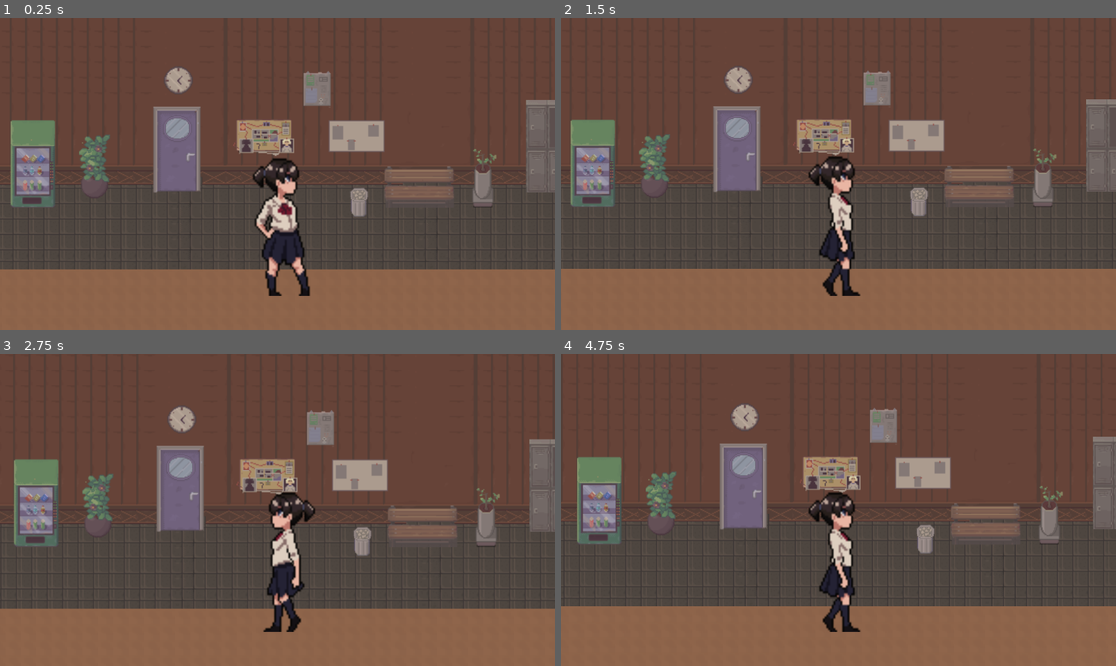
Above: before the commit, frames 1-4 (two rows, left to right).
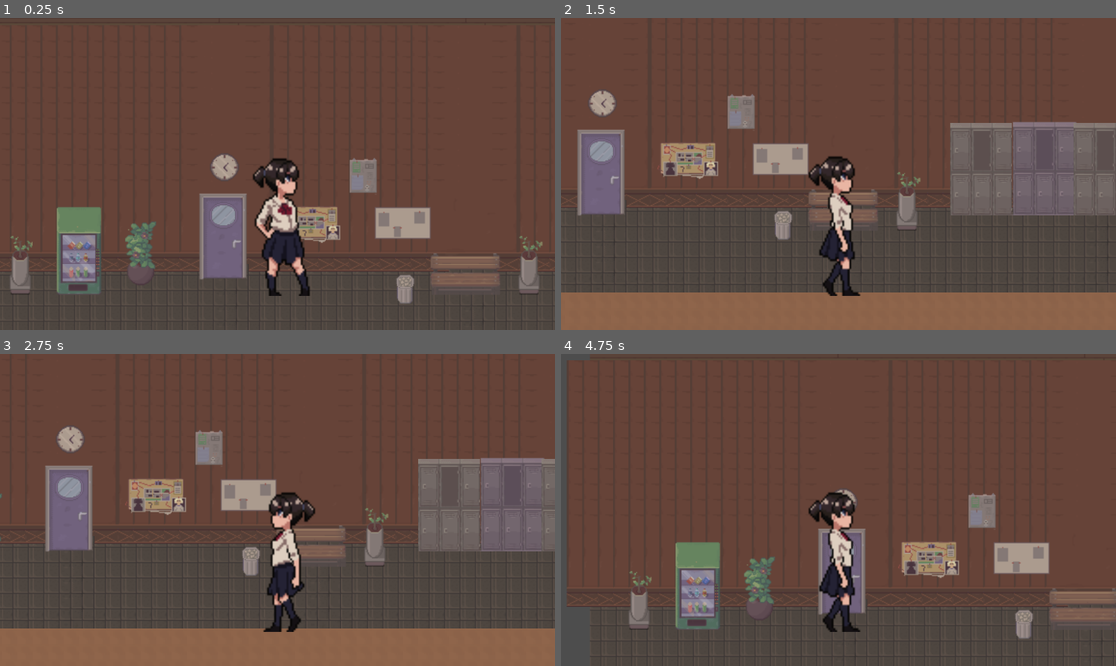
Above: after the commit, the same moments.

Repository: kushchachka/galician-corridor
Game: Godot game, scene res://scenes/main.tscn
Same seed, same stepped clock (60 frames per second), same inputs: the game is played once before the commit and once after it. The project has no main scene, so this scene is started directly.
Inputs:
- Up to frame 1 (0.25 s): no input
- Up to frame 2 (1.5 s): tap Enter (ui_accept) at 0.5, 0.77 s; hold Right (ui_right) from 0.53 s (still down)
- Up to frame 3 (2.75 s): tap Enter (ui_accept) at 1.52 s; release Right (ui_right) at 2.03 s; hold Left (ui_left) from 2.03 s (still down)
- Up to frame 4 (4.75 s): tap Enter (ui_accept) at 3.02, 3.77, 4.52 s; release Left (ui_left) at 4.28 s; hold Right (ui_right) from 4.28 s (still down)

The runs differ from the first frame. In frame 1, 41% of the frame differs, in the area x 0-100%, y 0-100%; in frame 2, 26%; in frame 3, 25%; in frame 4, 40%.

Commit message:
Fix tilemap collisions

Diff:
--- a/assets/new_tile_set.tres
+++ b/assets/new_tile_set.tres
@@ -11,37 +11,26 @@
 texture = ExtResource("1_lr7nw")
 0:15/size_in_atlas = Vector2i(13, 6)
 0:15/0 = 0
-0:15/0/physics_layer_0/polygon_0/points = PackedVector2Array(-105, -48, 27.09475, -47.415806, 96, -48, 100, 36, 95, 46, -104, 50)
 18:19/size_in_atlas = Vector2i(5, 4)
 18:19/0 = 0
-18:19/0/physics_layer_0/polygon_0/points = PackedVector2Array(-105, -48, 27.09475, -47.415806, 96, -48, 100, 36, 95, 46, -104, 50)
 0:24/size_in_atlas = Vector2i(6, 6)
 0:24/0 = 0
-0:24/0/physics_layer_0/polygon_0/points = PackedVector2Array(-49.109222, -48.544754, 27.09475, -47.415806, 47.415802, -47.415806, 47.415802, 49.6737, -47.980274, 49.6737)
 6:24/size_in_atlas = Vector2i(6, 6)
 6:24/0 = 0
-6:24/0/physics_layer_0/polygon_0/points = PackedVector2Array(-49.109222, -48.544754, 27.09475, -47.415806, 47.415802, -47.415806, 47.415802, 49.6737, -47.980274, 49.6737)
 12:24/size_in_atlas = Vector2i(6, 6)
 12:24/0 = 0
-12:24/0/physics_layer_0/polygon_0/points = PackedVector2Array(-49.109222, -48.544754, 27.09475, -47.415806, 47.415802, -47.415806, 47.415802, 49.6737, -47.980274, 49.6737)
 18:24/size_in_atlas = Vector2i(6, 6)
 18:24/0 = 0
-18:24/0/physics_layer_0/polygon_0/points = PackedVector2Array(-49.109222, -48.544754, 27.09475, -47.415806, 47.415802, -47.415806, 47.415802, 49.6737, -47.980274, 49.6737)
 24:24/size_in_atlas = Vector2i(6, 6)
 24:24/0 = 0
-24:24/0/physics_layer_0/polygon_0/points = PackedVector2Array(-49.109222, -48.544754, 27.09475, -47.415806, 47.415802, -47.415806, 47.415802, 49.6737, -47.980274, 49.6737)
 30:24/size_in_atlas = Vector2i(6, 6)
 30:24/0 = 0
-30:24/0/physics_layer_0/polygon_0/points = PackedVector2Array(-49.109222, -48.544754, 27.09475, -47.415806, 47.415802, -47.415806, 47.415802, 49.6737, -47.980274, 49.6737)
 0:30/size_in_atlas = Vector2i(6, 6)
 0:30/0 = 0
-0:30/0/physics_layer_0/polygon_0/points = PackedVector2Array(-49.109222, -48.544754, 27.09475, -47.415806, 47.415802, -47.415806, 47.415802, 49.6737, -47.980274, 49.6737)
 6:30/size_in_atlas = Vector2i(6, 6)
 6:30/0 = 0
-6:30/0/physics_layer_0/polygon_0/points = PackedVector2Array(-49.109222, -48.544754, 27.09475, -47.415806, 47.415802, -47.415806, 47.415802, 49.6737, -47.980274, 49.6737)
 12:30/size_in_atlas = Vector2i(6, 6)
 12:30/0 = 0
-12:30/0/physics_layer_0/polygon_0/points = PackedVector2Array(-49.109222, -48.544754, 27.09475, -47.415806, 47.415802, -47.415806, 47.415802, 49.6737, -47.980274, 49.6737)
 
 [sub_resource type="TileSetAtlasSource" id="TileSetAtlasSource_yv8fe"]
 texture = ExtResource("2_l0r53")
@@ -68,7 +57,6 @@
 18:0/0/physics_layer_0/polygon_0/points = PackedVector2Array(-24, -24, 23.897305, -23.578674, 24.215939, -23.578674, 24.534565, 23.578674, -24.215939, 24.215939)
 21:0/size_in_atlas = Vector2i(3, 3)
 21:0/0 = 0
-21:0/0/physics_layer_0/polygon_0/points = PackedVector2Array(-24, -24, 23.897305, -23.578674, 24.215939, -23.578674, 24.534565, 23.578674, -24.215939, 24.215939)
 0:3/size_in_atlas = Vector2i(3, 3)
 0:3/0 = 0
 0:3/0/physics_layer_0/polygon_0/points = PackedVector2Array(-24, -24, 23.897305, -23.578674, 24.215939, -23.578674, 24.534565, 23.578674, -24.215939, 24.215939)
@@ -408,6 +396,355 @@
 46:28/0 = 0
 47:28/0 = 0
 47:29/0 = 0
+3:37/0 = 0
+4:37/0 = 0
+5:37/0 = 0
+6:37/0 = 0
+7:37/0 = 0
+8:37/0 = 0
+3:39/0 = 0
+4:39/0 = 0
+4:40/0 = 0
+4:41/0 = 0
+3:41/0 = 0
+3:40/0 = 0
+5:40/0 = 0
+5:39/0 = 0
+5:41/0 = 0
+6:41/0 = 0
+6:40/0 = 0
+6:39/0 = 0
+7:39/0 = 0
+8:39/0 = 0
+9:39/0 = 0
+7:40/0 = 0
+8:40/0 = 0
+9:40/0 = 0
+7:41/0 = 0
+8:41/0 = 0
+9:41/0 = 0
+10:41/0 = 0
+11:41/0 = 0
+12:41/0 = 0
+10:40/0 = 0
+11:39/0 = 0
+12:39/0 = 0
+10:39/0 = 0
+11:38/0 = 0
+12:38/0 = 0
+13:39/0 = 0
+14:39/0 = 0
+11:40/0 = 0
+12:40/0 = 0
+13:40/0 = 0
+15:39/0 = 0
+13:38/0 = 0
+14:38/0 = 0
+15:38/0 = 0
+16:38/0 = 0
+17:38/0 = 0
+15:40/0 = 0
+14:40/0 = 0
+16:40/0 = 0
+14:41/0 = 0
+15:41/0 = 0
+16:41/0 = 0
+13:41/0 = 0
+17:41/0 = 0
+15:42/0 = 0
+14:42/0 = 0
+16:42/0 = 0
+13:43/0 = 0
+14:43/0 = 0
+15:43/0 = 0
+16:43/0 = 0
+13:42/0 = 0
+14:44/0 = 0
+15:44/0 = 0
+13:45/0 = 0
+14:45/0 = 0
+15:45/0 = 0
+13:44/0 = 0
+15:33/0 = 0
+16:33/0 = 0
+21:27/0 = 0
+22:26/0 = 0
+21:26/0 = 0
+22:27/0 = 0
+23:27/0 = 0
+21:28/0 = 0
+22:28/0 = 0
+23:28/0 = 0
+24:28/0 = 0
+25:28/0 = 0
+26:28/0 = 0
+24:29/0 = 0
+23:29/0 = 0
+22:29/0 = 0
+21:29/0 = 0
+25:29/0 = 0
+26:29/0 = 0
+26:27/0 = 0
+25:27/0 = 0
+24:27/0 = 0
+21:31/0 = 0
+22:31/0 = 0
+23:32/0 = 0
+23:31/0 = 0
+23:30/0 = 0
+22:30/0 = 0
+21:30/0 = 0
+22:32/0 = 0
+23:33/0 = 0
+22:33/0 = 0
+21:33/0 = 0
+21:32/0 = 0
+21:34/0 = 0
+22:34/0 = 0
+22:35/0 = 0
+21:35/0 = 0
+20:35/0 = 0
+23:35/0 = 0
+23:34/0 = 0
+38:23/0 = 0
+37:23/0 = 0
+36:23/0 = 0
+35:23/0 = 0
+34:23/0 = 0
+33:22/0 = 0
+32:22/0 = 0
+34:22/0 = 0
+35:22/0 = 0
+36:22/0 = 0
+37:22/0 = 0
+38:22/0 = 0
+39:22/0 = 0
+40:22/0 = 0
+41:22/0 = 0
+42:21/0 = 0
+41:21/0 = 0
+40:21/0 = 0
+39:21/0 = 0
+38:21/0 = 0
+37:21/0 = 0
+36:21/0 = 0
+35:21/0 = 0
+39:23/0 = 0
+33:23/0 = 0
+42:22/0 = 0
+37:24/0 = 0
+38:24/0 = 0
+39:24/0 = 0
+40:24/0 = 0
+36:25/0 = 0
+35:25/0 = 0
+34:25/0 = 0
+37:25/0 = 0
+38:25/0 = 0
+39:25/0 = 0
+40:25/0 = 0
+41:25/0 = 0
+38:26/0 = 0
+37:26/0 = 0
+36:26/0 = 0
+39:26/0 = 0
+40:26/0 = 0
+41:26/0 = 0
+42:26/0 = 0
+35:26/0 = 0
+34:26/0 = 0
+33:26/0 = 0
+33:25/0 = 0
+32:25/0 = 0
+41:24/0 = 0
+42:24/0 = 0
+32:23/0 = 0
+34:24/0 = 0
+33:24/0 = 0
+32:24/0 = 0
+31:25/0 = 0
+30:25/0 = 0
+31:24/0 = 0
+30:24/0 = 0
+40:23/0 = 0
+42:25/0 = 0
+42:23/0 = 0
+37:20/0 = 0
+36:20/0 = 0
+36:18/0 = 0
+37:18/0 = 0
+43:17/0 = 0
+36:19/0 = 0
+37:19/0 = 0
+31:34/0 = 0
+31:33/0 = 0
+30:32/0 = 0
+30:31/0 = 0
+30:30/0 = 0
+30:33/0 = 0
+30:34/0 = 0
+31:30/0 = 0
+31:31/0 = 0
+31:32/0 = 0
+32:34/0 = 0
+32:35/0 = 0
+32:36/0 = 0
+32:33/0 = 0
+32:32/0 = 0
+32:31/0 = 0
+33:33/0 = 0
+33:32/0 = 0
+31:36/0 = 0
+31:35/0 = 0
+30:35/0 = 0
+14:2/0 = 0
+15:2/0 = 0
+16:2/0 = 0
+17:2/0 = 0
+18:2/0 = 0
+13:2/0 = 0
+12:2/0 = 0
+18:1/0 = 0
+19:1/0 = 0
+20:1/0 = 0
+21:1/0 = 0
+22:1/0 = 0
+23:1/0 = 0
+17:1/0 = 0
+16:1/0 = 0
+24:1/0 = 0
+25:1/0 = 0
+26:1/0 = 0
+15:1/0 = 0
+14:1/0 = 0
+13:1/0 = 0
+17:0/0 = 0
+18:0/0 = 0
+19:0/0 = 0
+16:0/0 = 0
+15:0/0 = 0
+14:0/0 = 0
+13:0/0 = 0
+12:0/0 = 0
+11:0/0 = 0
+10:0/0 = 0
+9:0/0 = 0
+20:0/0 = 0
+21:0/0 = 0
+22:0/0 = 0
+23:0/0 = 0
+24:0/0 = 0
+25:0/0 = 0
+26:0/0 = 0
+19:2/0 = 0
+20:2/0 = 0
+21:2/0 = 0
+18:3/0 = 0
+17:3/0 = 0
+16:3/0 = 0
+19:3/0 = 0
+20:3/0 = 0
+21:3/0 = 0
+22:3/0 = 0
+23:3/0 = 0
+24:3/0 = 0
+25:3/0 = 0
+26:3/0 = 0
+20:4/0 = 0
+19:4/0 = 0
+18:4/0 = 0
+17:4/0 = 0
+16:4/0 = 0
+15:4/0 = 0
+21:4/0 = 0
+22:4/0 = 0
+23:4/0 = 0
+24:4/0 = 0
+25:4/0 = 0
+26:4/0 = 0
+14:4/0 = 0
+13:4/0 = 0
+12:4/0 = 0
+15:3/0 = 0
+14:3/0 = 0
+22:2/0 = 0
+23:2/0 = 0
+24:2/0 = 0
+25:2/0 = 0
+6:2/0 = 0
+44:4/0 = 0
+43:4/0 = 0
+42:4/0 = 0
+41:3/0 = 0
+40:3/0 = 0
+39:3/0 = 0
+42:3/0 = 0
+43:3/0 = 0
+44:3/0 = 0
+45:3/0 = 0
+46:3/0 = 0
+47:3/0 = 0
+40:4/0 = 0
+41:4/0 = 0
+45:4/0 = 0
+46:4/0 = 0
+47:4/0 = 0
+47:2/0 = 0
+46:2/0 = 0
+45:2/0 = 0
+44:2/0 = 0
+43:2/0 = 0
+42:2/0 = 0
+41:2/0 = 0
+40:2/0 = 0
+39:2/0 = 0
+38:2/0 = 0
+37:2/0 = 0
+36:2/0 = 0
+35:2/0 = 0
+34:2/0 = 0
+37:1/0 = 0
+38:1/0 = 0
+39:1/0 = 0
+40:1/0 = 0
+41:1/0 = 0
+42:1/0 = 0
+43:1/0 = 0
+44:0/0 = 0
+45:0/0 = 0
+46:0/0 = 0
+47:0/0 = 0
+43:0/0 = 0
+42:0/0 = 0
+41:0/0 = 0
+40:0/0 = 0
+39:0/0 = 0
+38:0/0 = 0
+37:0/0 = 0
+36:0/0 = 0
+35:0/0 = 0
+34:0/0 = 0
+44:1/0 = 0
+45:1/0 = 0
+47:1/0 = 0
+46:1/0 = 0
+38:3/0 = 0
+41:5/0 = 0
+40:5/0 = 0
+39:5/0 = 0
+44:5/0 = 0
+43:5/0 = 0
+45:5/0 = 0
+39:4/0 = 0
+38:5/0 = 0
+42:5/0 = 0
+46:5/0 = 0
+47:5/0 = 0
+45:6/0 = 0
+44:6/0 = 0
+43:7/0 = 0
+42:7/0 = 0
+47:6/0 = 0
 
 [sub_resource type="TileSetAtlasSource" id="TileSetAtlasSource_s8ds5"]
 texture = ExtResource("4_88041")
@@ -1346,14 +1683,23 @@
 7:1/0 = 0
 8:1/0 = 0
 12:1/0 = 0
+12:1/0/physics_layer_0/polygon_0/points = PackedVector2Array(-8, -8, 8, -8, 8, 8, -8, 8)
 13:1/0 = 0
+13:1/0/physics_layer_0/polygon_0/points = PackedVector2Array(-8, -8, 8, -8, 8, 8, -8, 8)
 14:1/0 = 0
+14:1/0/physics_layer_0/polygon_0/points = PackedVector2Array(-8, -8, 8, -8, 8, 8, -8, 8)
 15:1/0 = 0
+15:1/0/physics_layer_0/polygon_0/points = PackedVector2Array(-8, -8, 8, -8, 8, 8, -8, 8)
 16:1/0 = 0
+16:1/0/physics_layer_0/polygon_0/points = PackedVector2Array(-8, -8, 8, -8, 8, 8, -8, 8)
 17:1/0 = 0
+17:1/0/physics_layer_0/polygon_0/points = PackedVector2Array(-8, -8, 8, -8, 8, 8, -8, 8)
 18:1/0 = 0
+18:1/0/physics_layer_0/polygon_0/points = PackedVector2Array(-8, -8, 8, -8, 8, 8, -8, 8)
 19:1/0 = 0
+19:1/0/physics_layer_0/polygon_0/points = PackedVector2Array(-8, -8, 8, -8, 8, 8, -8, 8)
 20:1/0 = 0
+20:1/0/physics_layer_0/polygon_0/points = PackedVector2Array(-8, -8, 8, -8, 8, 8, -8, 8)
 21:1/0 = 0
 22:1/0 = 0
 23:1/0 = 0
@@ -1367,15 +1713,25 @@
 7:2/0 = 0
 8:2/0 = 0
 12:2/0 = 0
+12:2/0/physics_layer_0/polygon_0/points = PackedVector2Array(-8, -8, 8, -8, 8, 8, -8, 8)
 13:2/0 = 0
+13:2/0/physics_layer_0/polygon_0/points = PackedVector2Array(-8, -8, 8, -8, 8, 8, -8, 8)
 14:2/0 = 0
+14:2/0/physics_layer_0/polygon_0/points = PackedVector2Array(-8, -8, 8, -8, 8, 8, -8, 8)
 15:2/0 = 0
+15:2/0/physics_layer_0/polygon_0/points = PackedVector2Array(-8, -8, 8, -8, 8, 8, -8, 8)
 16:2/0 = 0
+16:2/0/physics_layer_0/polygon_0/points = PackedVector2Array(-8, -8, 8, -8, 8, 8, -8, 8)
 17:2/0 = 0
+17:2/0/physics_layer_0/polygon_0/points = PackedVector2Array(-8, -8, 8, -8, 8, 8, -8, 8)
 18:2/0 = 0
+18:2/0/physics_layer_0/polygon_0/points = PackedVector2Array(-8, -8, 8, -8, 8, 8, -8, 8)
 19:2/0 = 0
+19:2/0/physics_layer_0/polygon_0/points = PackedVector2Array(-8, -8, 8, -8, 8, 8, -8, 8)
 20:2/0 = 0
+20:2/0/physics_layer_0/polygon_0/points = PackedVector2Array(-8, -8, 8, -8, 8, 8, -8, 8)
 21:2/0 = 0
+21:2/0/physics_layer_0/polygon_0/points = PackedVector2Array(-8, -8, 8, -8, 8, 8, -8, 8)
 22:2/0 = 0
 23:2/0 = 0
 0:3/0 = 0
@@ -1388,15 +1744,25 @@
 7:3/0 = 0
 8:3/0 = 0
 12:3/0 = 0
+12:3/0/physics_layer_0/polygon_0/points = PackedVector2Array(-8, -8, 8, -8, 8, 8, -8, 8)
 13:3/0 = 0
+13:3/0/physics_layer_0/polygon_0/points = PackedVector2Array(-8, -8, 8, -8, 8, 8, -8, 8)
 14:3/0 = 0
+14:3/0/physics_layer_0/polygon_0/points = PackedVector2Array(-8, -8, 8, -8, 8, 8, -8, 8)
 15:3/0 = 0
+15:3/0/physics_layer_0/polygon_0/points = PackedVector2Array(-8, -8, 8, -8, 8, 8, -8, 8)
 16:3/0 = 0
+16:3/0/physics_layer_0/polygon_0/points = PackedVector2Array(-8, -8, 8, -8, 8, 8, -8, 8)
 17:3/0 = 0
+17:3/0/physics_layer_0/polygon_0/points = PackedVector2Array(-8, -8, 8, -8, 8, 8, -8, 8)
 18:3/0 = 0
+18:3/0/physics_layer_0/polygon_0/points = PackedVector2Array(-8, -8, 8, -8, 8, 8, -8, 8)
 19:3/0 = 0
+19:3/0/physics_layer_0/polygon_0/points = PackedVector2Array(-8, -8, 8, -8, 8, 8, -8, 8)
 20:3/0 = 0
+20:3/0/physics_layer_0/polygon_0/points = PackedVector2Array(-8, -8, 8, -8, 8, 8, -8, 8)
 21:3/0 = 0
+21:3/0/physics_layer_0/polygon_0/points = PackedVector2Array(-8, -8, 8, -8, 8, 8, -8, 8)
 22:3/0 = 0
 23:3/0 = 0
 0:4/0 = 0
@@ -1409,14 +1775,23 @@
 7:4/0 = 0
 8:4/0 = 0
 12:4/0 = 0
+12:4/0/physics_layer_0/polygon_0/points = PackedVector2Array(-8, -8, 8, -8, 8, 8, -8, 8)
 13:4/0 = 0
+13:4/0/physics_layer_0/polygon_0/points = PackedVector2Array(-8, -8, 8, -8, 8, 8, -8, 8)
 14:4/0 = 0
+14:4/0/physics_layer_0/polygon_0/points = PackedVector2Array(-8, -8, 8, -8, 8, 8, -8, 8)
 15:4/0 = 0
+15:4/0/physics_layer_0/polygon_0/points = PackedVector2Array(-8, -8, 8, -8, 8, 8, -8, 8)
 16:4/0 = 0
+16:4/0/physics_layer_0/polygon_0/points = PackedVector2Array(-8, -8, 8, -8, 8, 8, -8, 8)
 17:4/0 = 0
+17:4/0/physics_layer_0/polygon_0/points = PackedVector2Array(-8, -8, 8, -8, 8, 8, -8, 8)
 18:4/0 = 0
+18:4/0/physics_layer_0/polygon_0/points = PackedVector2Array(-8, -8, 8, -8, 8, 8, -8, 8)
 19:4/0 = 0
+19:4/0/physics_layer_0/polygon_0/points = PackedVector2Array(-8, -8, 8, -8, 8, 8, -8, 8)
 20:4/0 = 0
+20:4/0/physics_layer_0/polygon_0/points = PackedVector2Array(-8, -8, 8, -8, 8, 8, -8, 8)
 21:4/0 = 0
 22:4/0 = 0
 23:4/0 = 0
@@ -1430,14 +1805,23 @@
 7:5/0 = 0
 8:5/0 = 0
 12:5/0 = 0
+12:5/0/physics_layer_0/polygon_0/points = PackedVector2Array(-8, -8, 8, -8, 8, 8, -8, 8)
 13:5/0 = 0
+13:5/0/physics_layer_0/polygon_0/points = PackedVector2Array(-8, -8, 8, -8, 8, 8, -8, 8)
 14:5/0 = 0
+14:5/0/physics_layer_0/polygon_0/points = PackedVector2Array(-8, -8, 8, -8, 8, 8, -8, 8)
 15:5/0 = 0
+15:5/0/physics_layer_0/polygon_0/points = PackedVector2Array(-8, -8, 8, -8, 8, 8, -8, 8)
 16:5/0 = 0
+16:5/0/physics_layer_0/polygon_0/points = PackedVector2Array(-8, -8, 8, -8, 8, 8, -8, 8)
 17:5/0 = 0
+17:5/0/physics_layer_0/polygon_0/points = PackedVector2Array(-8, -8, 8, -8, 8, 8, -8, 8)
 18:5/0 = 0
+18:5/0/physics_layer_0/polygon_0/points = PackedVector2Array(-8, -8, 8, -8, 8, 8, -8, 8)
 19:5/0 = 0
+19:5/0/physics_layer_0/polygon_0/points = PackedVector2Array(-8, -8, 8, -8, 8, 8, -8, 8)
 20:5/0 = 0
+20:5/0/physics_layer_0/polygon_0/points = PackedVector2Array(-8, -8, 8, -8, 8, 8, -8, 8)
 21:5/0 = 0
 22:5/0 = 0
 23:5/0 = 0
@@ -1451,14 +1835,23 @@
 7:6/0 = 0
 8:6/0 = 0
 12:6/0 = 0
+12:6/0/physics_layer_0/polygon_0/points = PackedVector2Array(-8, -8, 8, -8, 8, 8, -8, 8)
 13:6/0 = 0
+13:6/0/physics_layer_0/polygon_0/points = PackedVector2Array(-8, -8, 8, -8, 8, 8, -8, 8)
 14:6/0 = 0
+14:6/0/physics_layer_0/polygon_0/points = PackedVector2Array(-8, -8, 8, -8, 8, 8, -8, 8)
 15:6/0 = 0
+15:6/0/physics_layer_0/polygon_0/points = PackedVector2Array(-8, -8, 8, -8, 8, 8, -8, 8)
 16:6/0 = 0
+16:6/0/physics_layer_0/polygon_0/points = PackedVector2Array(-8, -8, 8, -8, 8, 8, -8, 8)
 17:6/0 = 0
+17:6/0/physics_layer_0/polygon_0/points = PackedVector2Array(-8, -8, 8, -8, 8, 8, -8, 8)
 18:6/0 = 0
+18:6/0/physics_layer_0/polygon_0/points = PackedVector2Array(-8, -8, 8, -8, 8, 8, -8, 8)
 19:6/0 = 0
+19:6/0/physics_layer_0/polygon_0/points = PackedVector2Array(-8, -8, 8, -8, 8, 8, -8, 8)
 20:6/0 = 0
+20:6/0/physics_layer_0/polygon_0/points = PackedVector2Array(-8, -8, 8, -8, 8, 8, -8, 8)
 21:6/0 = 0
 22:6/0 = 0
 23:6/0 = 0
@@ -1472,14 +1865,23 @@
 7:7/0 = 0
 8:7/0 = 0
 12:7/0 = 0
+12:7/0/physics_layer_0/polygon_0/points = PackedVector2Array(-8, -8, 8, -8, 8, 8, -8, 8)
 13:7/0 = 0
+13:7/0/physics_layer_0/polygon_0/points = PackedVector2Array(-8, -8, 8, -8, 8, 8, -8, 8)
 14:7/0 = 0
+14:7/0/physics_layer_0/polygon_0/points = PackedVector2Array(-8, -8, 8, -8, 8, 8, -8, 8)
 15:7/0 = 0
+15:7/0/physics_layer_0/polygon_0/points = PackedVector2Array(-8, -8, 8, -8, 8, 8, -8, 8)
 16:7/0 = 0
+16:7/0/physics_layer_0/polygon_0/points = PackedVector2Array(-8, -8, 8, -8, 8, 8, -8, 8)
 17:7/0 = 0
+17:7/0/physics_layer_0/polygon_0/points = PackedVector2Array(-8, -8, 8, -8, 8, 8, -8, 8)
 18:7/0 = 0
+18:7/0/physics_layer_0/polygon_0/points = PackedVector2Array(-8, -8, 8, -8, 8, 8, -8, 8)
 19:7/0 = 0
+19:7/0/physics_layer_0/polygon_0/points = PackedVector2Array(-8, -8, 8, -8, 8, 8, -8, 8)
 20:7/0 = 0
+20:7/0/physics_layer_0/polygon_0/points = PackedVector2Array(-8, -8, 8, -8, 8, 8, -8, 8)
 21:7/0 = 0
 22:7/0 = 0
 23:7/0 = 0
@@ -1493,41 +1895,77 @@
 7:8/0 = 0
 8:8/0 = 0
 12:8/0 = 0
+12:8/0/physics_layer_0/polygon_0/points = PackedVector2Array(-8, -8, 8, -8, 8, 8, -8, 8)
 13:8/0 = 0
+13:8/0/physics_layer_0/polygon_0/points = PackedVector2Array(-8, -8, 8, -8, 8, 8, -8, 8)
 14:8/0 = 0
+14:8/0/physics_layer_0/polygon_0/points = PackedVector2Array(-8, -8, 8, -8, 8, 8, -8, 8)
 15:8/0 = 0
+15:8/0/physics_layer_0/polygon_0/points = PackedVector2Array(-8, -8, 8, -8, 8, 8, -8, 8)
 16:8/0 = 0
+16:8/0/physics_layer_0/polygon_0/points = PackedVector2Array(-8, -8, 8, -8, 8, 8, -8, 8)
 17:8/0 = 0
+17:8/0/physics_layer_0/polygon_0/points = PackedVector2Array(-8, -8, 8, -8, 8, 8, -8, 8)
 18:8/0 = 0
+18:8/0/physics_layer_0/polygon_0/points = PackedVector2Array(-8, -8, 8, -8, 8, 8, -8, 8)
 19:8/0 = 0
+19:8/0/physics_layer_0/polygon_0/points = PackedVector2Array(-8, -8, 8, -8, 8, 8, -8, 8)
 20:8/0 = 0
+20:8/0/physics_layer_0/polygon_0/points = PackedVector2Array(-8, -8, 8, -8, 8, 8, -8, 8)
 12:10/0 = 0
+12:10/0/physics_layer_0/polygon_0/points = PackedVector2Array(-8, -8, 8, -8, 8, 8, -8, 8)
 13:10/0 = 0
+13:10/0/physics_layer_0/polygon_0/points = PackedVector2Array(-8, -8, 8, -8, 8, 8, -8, 8)
 14:10/0 = 0
+14:10/0/physics_layer_0/polygon_0/points = PackedVector2Array(-8, -8, 8, -8, 8, 8, -8, 8)
 15:10/0 = 0
+15:10/0/physics_layer_0/polygon_0/points = PackedVector2Array(-8, -8, 8, -8, 8, 8, -8, 8)
 16:10/0 = 0
+16:10/0/physics_layer_0/polygon_0/points = PackedVector2Array(-8, -8, 8, -8, 8, 8, -8, 8)
 17:10/0 = 0
+17:10/0/physics_layer_0/polygon_0/points = PackedVector2Array(-8, -8, 8, -8, 8, 8, -8, 8)
 18:10/0 = 0
+18:10/0/physics_layer_0/polygon_0/points = PackedVector2Array(-8, -8, 8, -8, 8, 8, -8, 8)
 19:10/0 = 0
+19:10/0/physics_layer_0/polygon_0/points = PackedVector2Array(-8, -8, 8, -8, 8, 8, -8, 8)
 20:10/0 = 0
+20:10/0/physics_layer_0/polygon_0/points = PackedVector2Array(-8, -8, 8, -8, 8, 8, -8, 8)
 12:11/0 = 0
+12:11/0/physics_layer_0/polygon_0/points = PackedVector2Array(-8, -8, 8, -8, 8, 8, -8, 8)
 13:11/0 = 0
+13:11/0/physics_layer_0/polygon_0/points = PackedVector2Array(-8, -8, 8, -8, 8, 8, -8, 8)
 14:11/0 = 0
+14:11/0/physics_layer_0/polygon_0/points = PackedVector2Array(-8, -8, 8, -8, 8, 8, -8, 8)
 15:11/0 = 0
+15:11/0/physics_layer_0/polygon_0/points = PackedVector2Array(-8, -8, 8, -8, 8, 8, -8, 8)
 16:11/0 = 0
+16:11/0/physics_layer_0/polygon_0/points = PackedVector2Array(-8, -8, 8, -8, 8, 8, -8, 8)
 17:11/0 = 0
+17:11/0/physics_layer_0/polygon_0/points = PackedVector2Array(-8, -8, 8, -8, 8, 8, -8, 8)
 18:11/0 = 0
+18:11/0/physics_layer_0/polygon_0/points = PackedVector2Array(-8, -8, 8, -8, 8, 8, -8, 8)
 19:11/0 = 0
+19:11/0/physics_layer_0/polygon_0/points = PackedVector2Array(-8, -8, 8, -8, 8, 8, -8, 8)
 20:11/0 = 0
+20:11/0/physics_layer_0/polygon_0/points = PackedVector2Array(-8, -8, 8, -8, 8, 8, -8, 8)
 12:12/0 = 0
+12:12/0/physics_layer_0/polygon_0/points = PackedVector2Array(-8, -8, 8, -8, 8, 8, -8, 8)
 13:12/0 = 0
+13:12/0/physics_layer_0/polygon_0/points = PackedVector2Array(-8, -8, 8, -8, 8, 8, -8, 8)
 14:12/0 = 0
+14:12/0/physics_layer_0/polygon_0/points = PackedVector2Array(-8, -8, 8, -8, 8, 8, -8, 8)
 15:12/0 = 0
+15:12/0/physics_layer_0/polygon_0/points = PackedVector2Array(-8, -8, 8, -8, 8, 8, -8, 8)
 16:12/0 = 0
+16:12/0/physics_layer_0/polygon_0/points = PackedVector2Array(-8, -8, 8, -8, 8, 8, -8, 8)
 17:12/0 = 0
+17:12/0/physics_layer_0/polygon_0/points = PackedVector2Array(-8, -8, 8, -8, 8, 8, -8, 8)
 18:12/0 = 0
+18:12/0/physics_layer_0/polygon_0/points = PackedVector2Array(-8, -8, 8, -8, 8, 8, -8, 8)
 19:12/0 = 0
+19:12/0/physics_layer_0/polygon_0/points = PackedVector2Array(-8, -8, 8, -8, 8, 8, -8, 8)
 20:12/0 = 0
+20:12/0/physics_layer_0/polygon_0/points = PackedVector2Array(-8, -8, 8, -8, 8, 8, -8, 8)
 2:13/0 = 0
 3:13/0 = 0
 4:13/0 = 0
